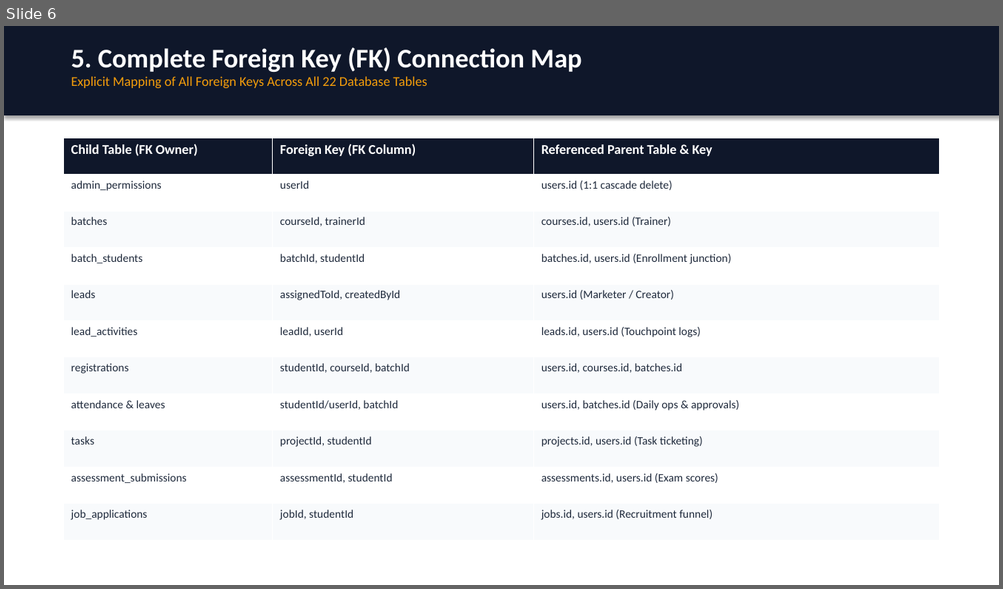
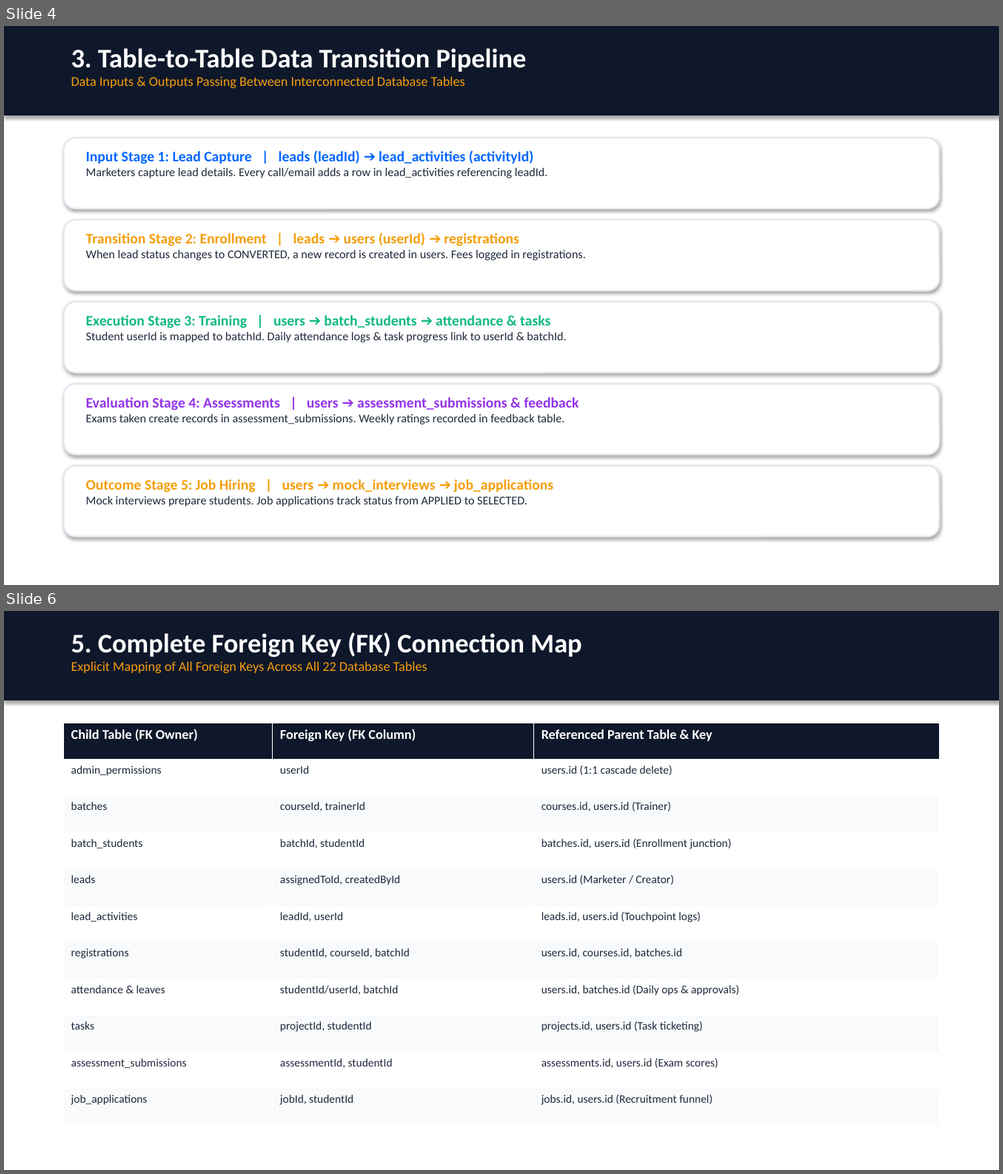
Before and after one commit to Devanshgupta712/Eduflow, a slide deck: LMS_Data_Architecture_and_Flow.pptx. Shown one above the other, each under a label of ours: slide 6 before the commit, slides 4 and 6 after it; the slides between them are not shown. The pictures are 1003x589 and 1003x1174 pixels, drawn with LibreOffice and Linux fonts; fonts in the diff are those of the drawing. Boxes give left, top, right and bottom in pixels: in the first picture for what was removed or moved away, otherwise in the second. Text is boxed around its words. In the diff, an @@ line names an element or a change of style, - is before the commit and + after.

```diff
--- a/LMS_Data_Architecture_and_Flow.pptx
+++ b/LMS_Data_Architecture_and_Flow.pptx
@@ slide 4 added at <box>4,26,999,585</box>, background #FFFFFF @@
@@ rectangle added at <box>4,26,999,116</box>, fill #0F172A, outline #0F172A 0.75 pt @@
@@ text added at <box>71,48,526,88</box>, 13 pt, text #F59E0B @@
+3. Table-to-Table Data Transition Pipeline
+Data Inputs & Outputs Passing Between Interconnected Database Tables
@@ rounded rectangle added at <box>64,138,939,209</box>, fill #FFFFFF, outline #E2E8F0 1.5 pt @@
@@ text added at <box>86,150,547,178</box>, 11.5 pt, text #1E293B @@
+Input Stage 1: Lead Capture | leads (leadId) ➔ lead_activities (activityId)
+Marketers capture lead details. Every call/email adds a row in lead_activities referencing leadId.
@@ rounded rectangle added at <box>64,220,939,291</box>, fill #FFFFFF, outline #E2E8F0 1.5 pt @@
@@ text added at <box>86,232,585,261</box>, 11.5 pt, text #1E293B @@
+Transition Stage 2: Enrollment | leads ➔ users (userId) ➔ registrations
+When lead status changes to CONVERTED, a new record is created in users. Fees logged in registrations.
@@ rounded rectangle added at <box>64,302,939,373</box>, fill #FFFFFF, outline #E2E8F0 1.5 pt @@
@@ text added at <box>86,315,566,343</box>, 11.5 pt, text #1E293B @@
+Execution Stage 3: Training | users ➔ batch_students ➔ attendance & tasks
+Student userId is mapped to batchId. Daily attendance logs & task progress link to userId & batchId.
@@ rounded rectangle added at <box>64,384,939,455</box>, fill #FFFFFF, outline #E2E8F0 1.5 pt @@
@@ text added at <box>86,397,578,425</box>, 11.5 pt, text #1E293B @@
+Evaluation Stage 4: Assessments | users ➔ assessment_submissions & feedback
+Exams taken create records in assessment_submissions. Weekly ratings recorded in feedback table.
@@ rounded rectangle added at <box>64,466,939,537</box>, fill #FFFFFF, outline #E2E8F0 1.5 pt @@
@@ text added at <box>86,480,553,507</box>, 11.5 pt, text #1E293B @@
+Outcome Stage 5: Job Hiring | users ➔ mock_interviews ➔ job_applications
+Mock interviews prepare students. Job applications track status from APPLIED to SELECTED.
```
Also in this commit, not shown: 10 slides changed, 1 other slide added, 2 slides removed, 2 other files.
